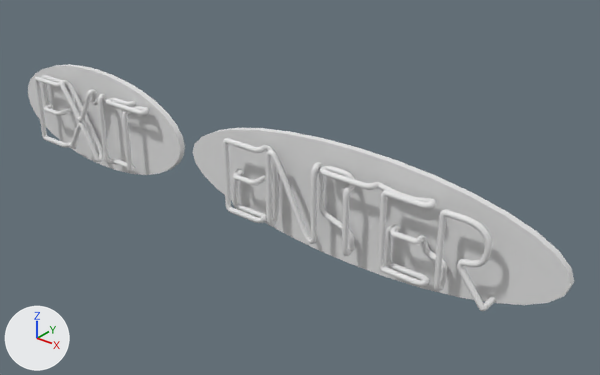
Before and after pictures for a commit that changed the Blender file BlenderWork/ExitSign(NeonVr).blend.
The view is the same before and after, from a camera (50 mm lens) standing at (3.8, -3.84, 2.77) and looking at (0.46, 0.34, 0.18). Lighting does not change. The marker at lower left points along +X, +Y and +Z.

Objects in the first picture: 'BackBoardEnterSign', 'BackBoardExitSign', 'EnterSign', 'ExitSign'.
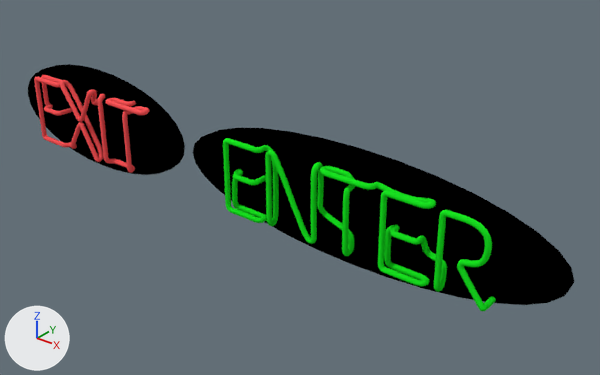
Location of each change, (x1, y1, x2, y2) in pixels of the pictures (600 x 375 px):
'BackBoardEnterSign', recoloured (grey to black)
    both: (193, 128, 574, 305)
'BackBoardExitSign', recoloured (grey to black)
    both: (28, 64, 185, 175)

The change, as a list of edits to the scene's bpy script:
```text
Add mat_neonlights:
    mat_neonlights = diffuse_material('NeonLights')
    mat_neonlights.base_color = (0.0101, 0.801, 0.0161)  # green #1ae722
Add mat_exitlights:
    mat_exitlights = diffuse_material('ExitLights')
    mat_exitlights.base_color = (1.0, 0.0951, 0.101)  # red #ff5759
Add mat_backboard:
    mat_backboard = diffuse_material('Backboard')
    mat_backboard.base_color = (0.0, 0.0, 0.0)  # black #000000
Change me_cylinder:
    where me_cylinder.from_pydata(...)  # 64 vertices, 34 faces; spans x -0.29..1.64, y 0.11..0.16, z -0.12..0.71
    add me_cylinder.materials.append(mat_backboard)  # black #000000
Change me_cylinder_001:
    where me_cylinder_001.from_pydata(...)  # 64 vertices, 34 faces; spans x -0.29..1.64, y 0.11..0.16, z -0.12..0.71
    add me_cylinder_001.materials.append(mat_backboard)  # black #000000
Change cu_text_009:
    add cu_text_009.materials.append(mat_exitlights)  # red #ff5759
Change cu_text:
    add cu_text.materials.append(mat_neonlights)  # green #1ae722
```
